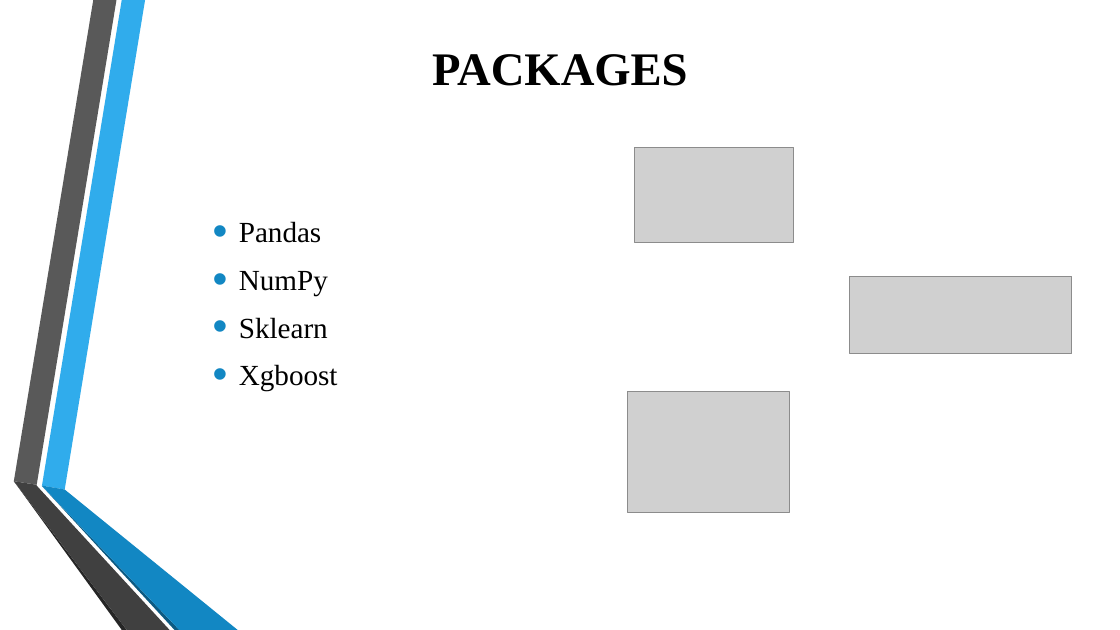
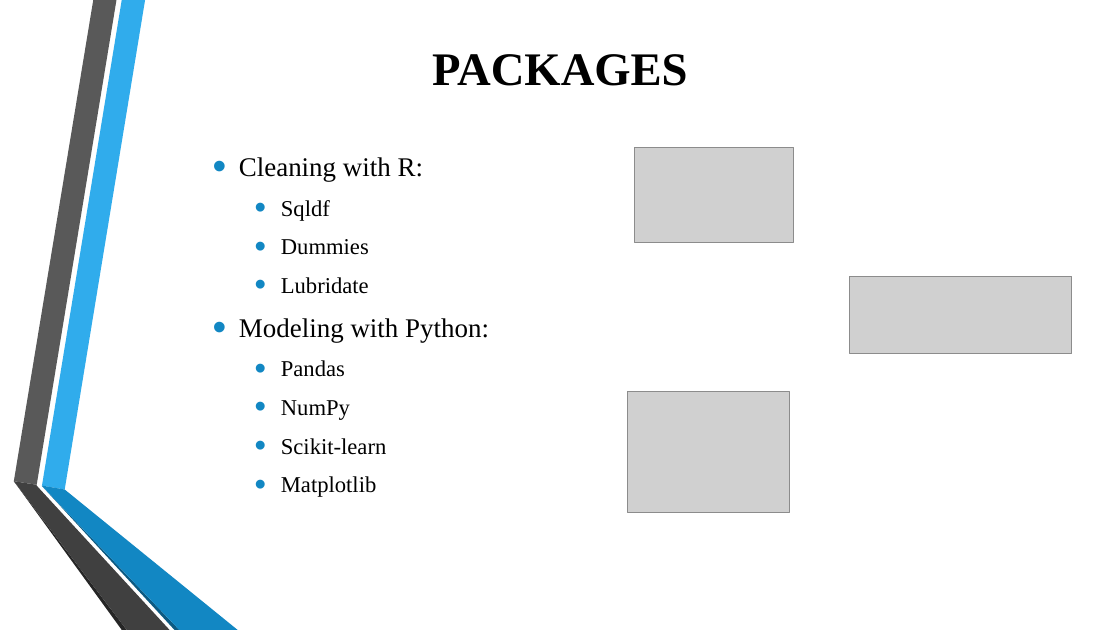
Before and after one commit to nihitjain11/IBM_MiniProject-II, a slide deck: slide 13 of Presentation1.pptx (slide 16 before the commit). Drawn at 1120x630 pixels with LibreOffice and Linux fonts; fonts in the diff are those of the drawing; grey boxes stand for pictures; background and template pictures are left out. Boxes give left, top, right and bottom in pixels: in the first picture for what was removed or moved away, otherwise in the second. Text is boxed around its words. In the diff, an @@ line names an element or a change of style, - is before the commit and + after.

```diff
--- a/Presentation1.pptx
+++ b/Presentation1.pptx
@@ text at [239,157,489,342]: paragraphs added @@
+• Cleaning with R:
+  • Sqldf
+  • Dummies
+  • Lubridate
+• Modeling with Python:
@@ text at [281,360,350,420]: size 25 to 19.4 pt in "Pandas", "NumPy"; list level 1 to 2 in "Pandas"; list level 1 to 2 in "NumPy" @@
@@ text at [281,438,387,497]: text changed; size 25 to 19.4 pt @@
-• Sklearn
-• Xgboost
+  • Scikit-learn
+  • Matplotlib
```
Also in this commit, not shown: 5 other slides changed, 5 slides added, 2 slides removed.
